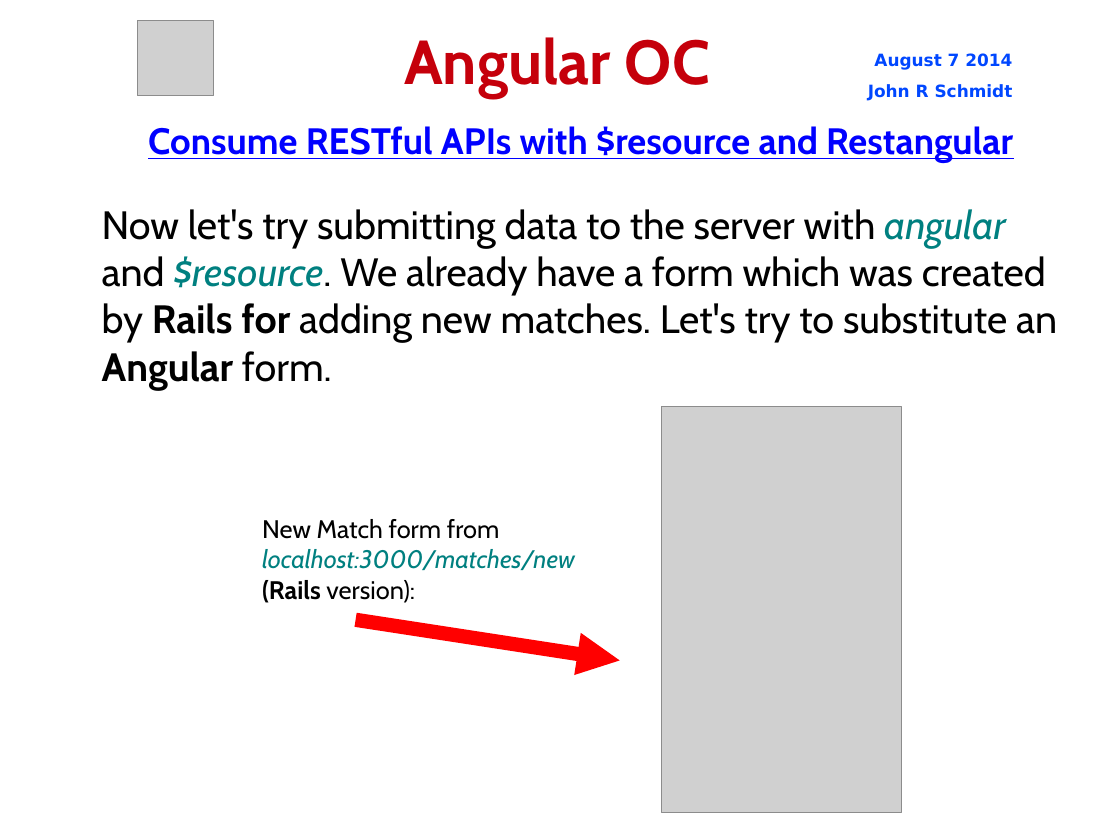
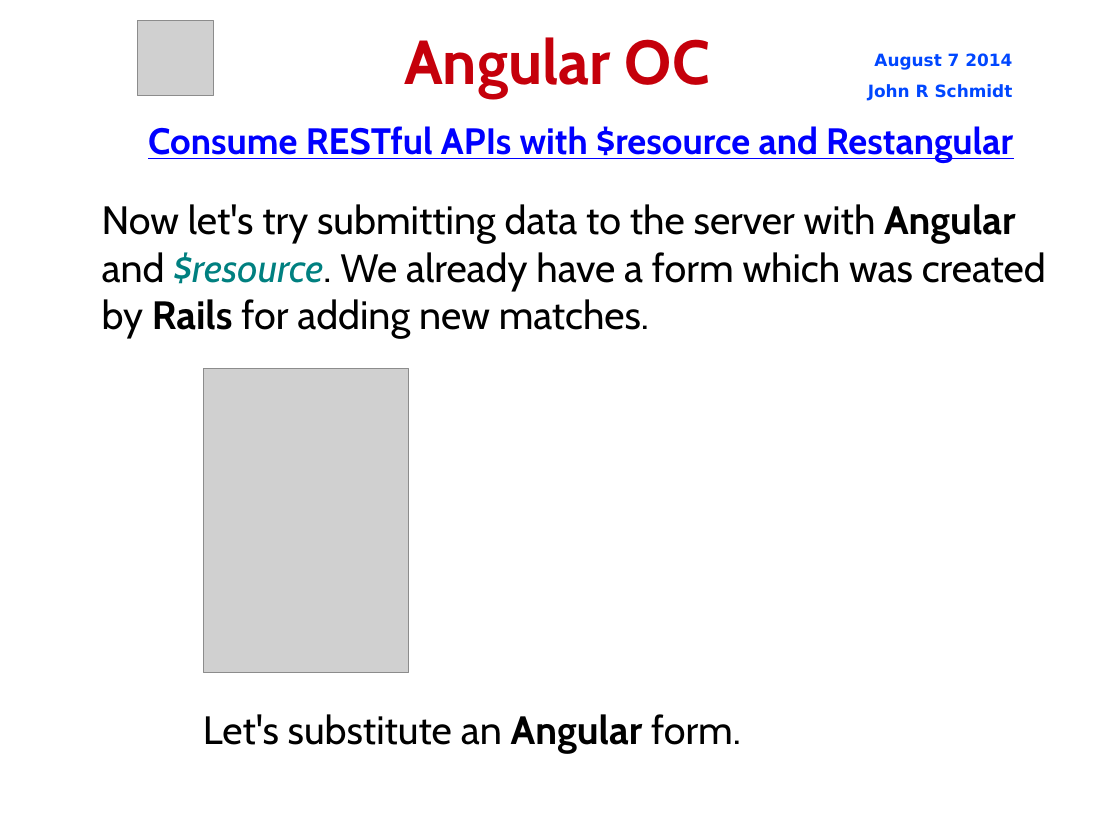
Before and after one commit to jrschmidt/fifa-angular-rest-demo, a slide deck: slide 36 of fifa.odp. Drawn at 1120x840 pixels with LibreOffice and Linux fonts; fonts in the diff are those of the drawing; grey boxes stand for pictures; background and template pictures are left out. Boxes give left, top, right and bottom in pixels: in the first picture for what was removed or moved away, otherwise in the second. Text is boxed around its words. In the diff, an @@ line names an element or a change of style, - is before the commit and + after.

Commit message:
update presentation to show 'new match' functionality

```diff
--- a/fifa.odp
+++ b/fifa.odp
@@ subtitle at [102, 204, 1046, 339]: text changed @@
-Now let's try submitting data to the server with angular and $resource. We already have a form which was created by Rails for adding new matches. Let's try to substitute an Angular form.
+Now let's try submitting data to the server with Angular and $resource. We already have a form which was created by Rails for adding new matches.
@@ picture: place and size @@
-picture at [662, 407, 901, 813]
+picture at [203, 368, 409, 673]
@@ arrow removed from (356, 620) to (620, 661) @@
@@ text at [203, 714, 741, 754]: text changed; size 18 to 28 pt @@
-New Match form from
-localhost:3000/matches/new
-(Rails version):
+Let's substitute an Angular form.
```
Also in this commit, not shown: 2 other slides changed, 5 slides added, 18 other files.
